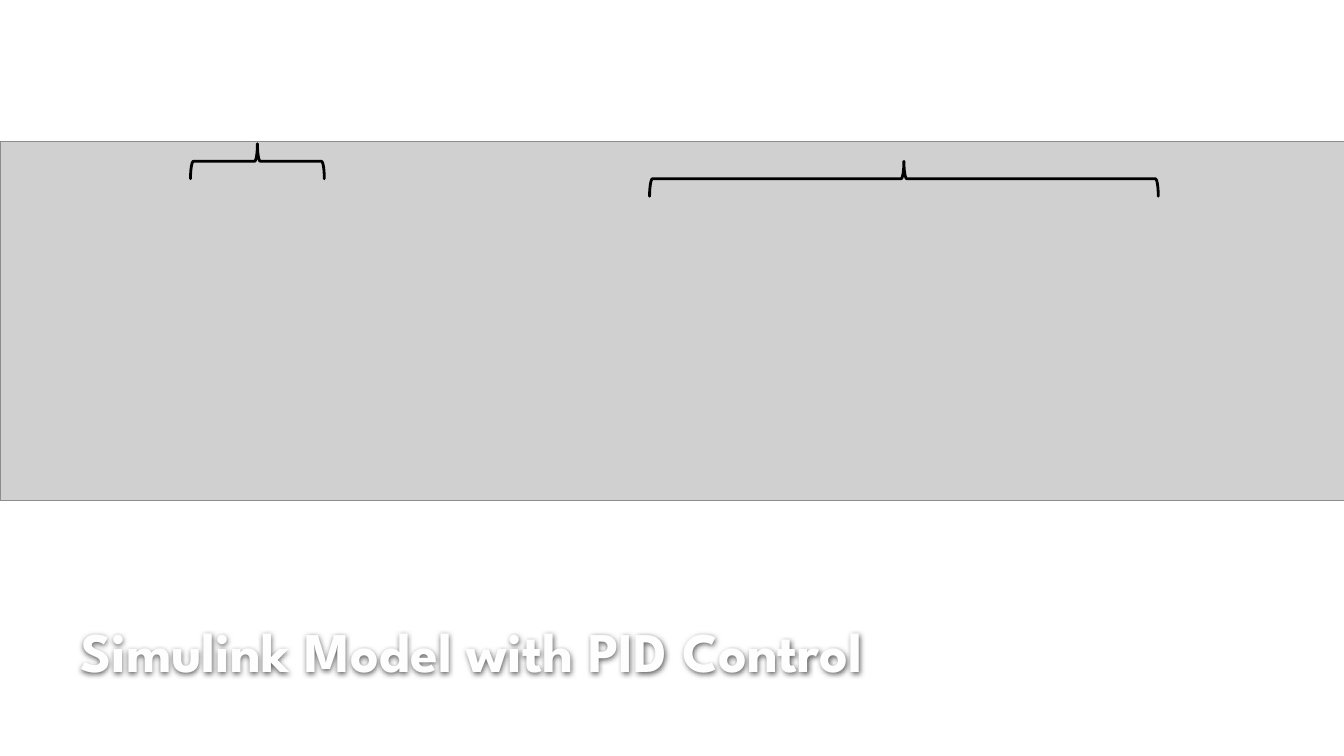
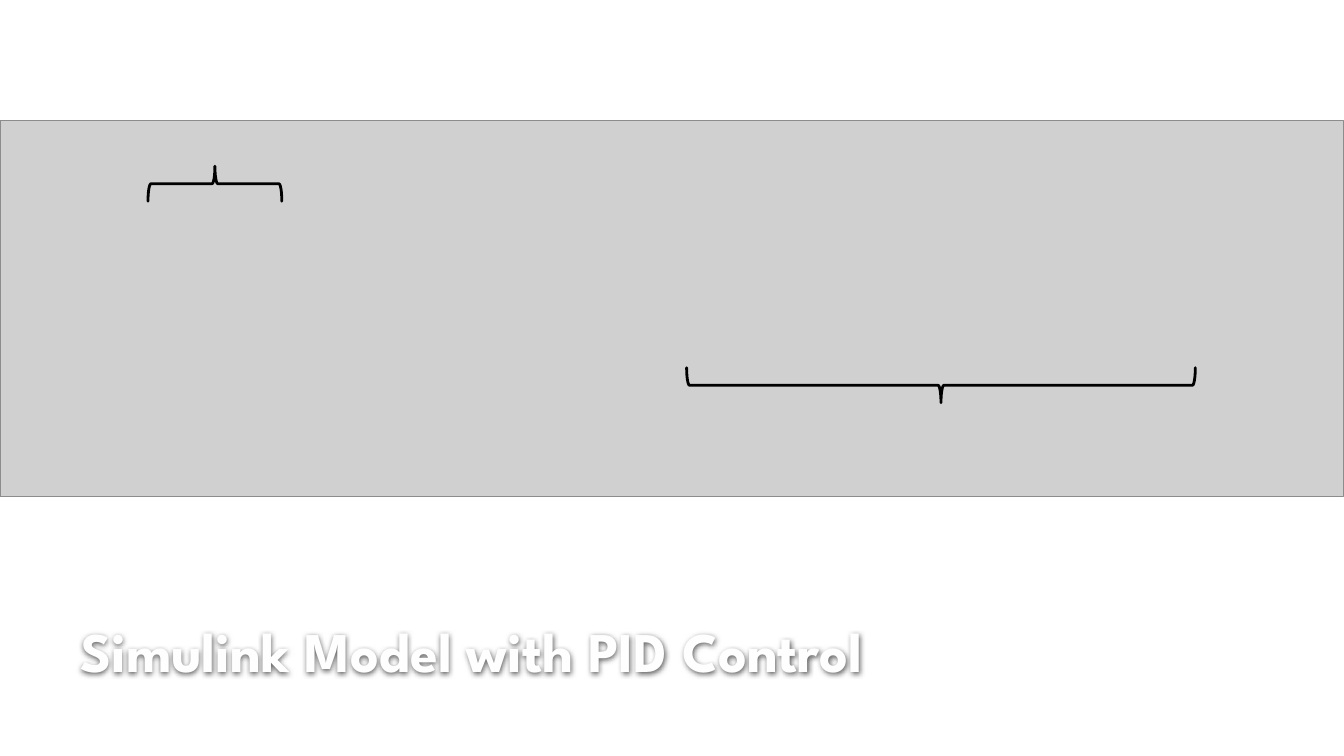
Before and after one commit to lcall3/Controller, a slide deck: slide 10 of doc/report/demo2.pptx. Drawn at 1344x756 pixels with LibreOffice and Linux fonts; fonts in the diff are those of the drawing; grey boxes stand for pictures; background and template pictures are left out. Boxes give left, top, right and bottom in pixels: in the first picture for what was removed or moved away, otherwise in the second. Text is boxed around its words. In the diff, an @@ line names an element or a change of style, - is before the commit and + after.

```diff
--- a/doc/report/demo2.pptx
+++ b/doc/report/demo2.pptx
@@ picture resized from (x1=0, y1=141, x2=1344, y2=501) to (x1=0, y1=120, x2=1344, y2=496) @@
@@ right brace moved from (x1=191, y1=144, x2=325, y2=179) to (x1=148, y1=166, x2=282, y2=202) @@
@@ right brace at (x1=687, y1=368, x2=1196, y2=403): rotation 270 to 90 degrees @@
```
Also in this commit, not shown: 2 slides added, 20 other files.
